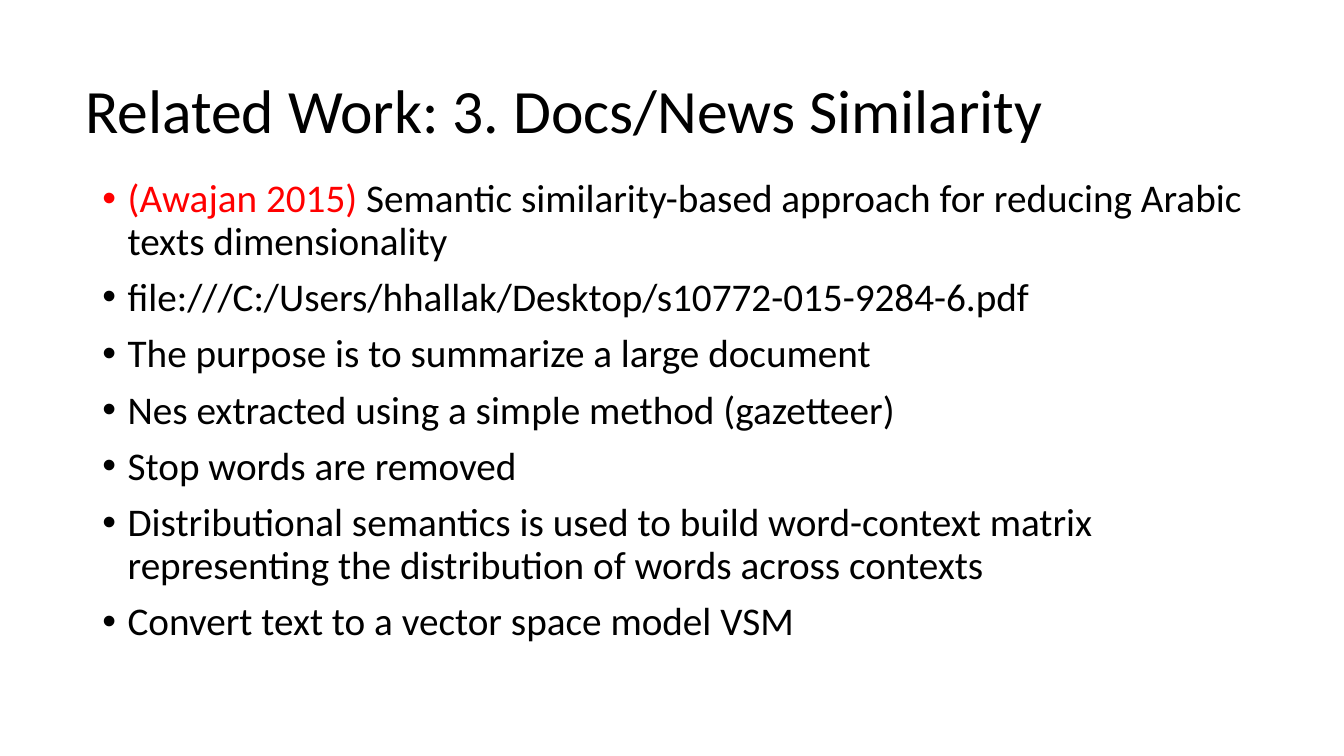
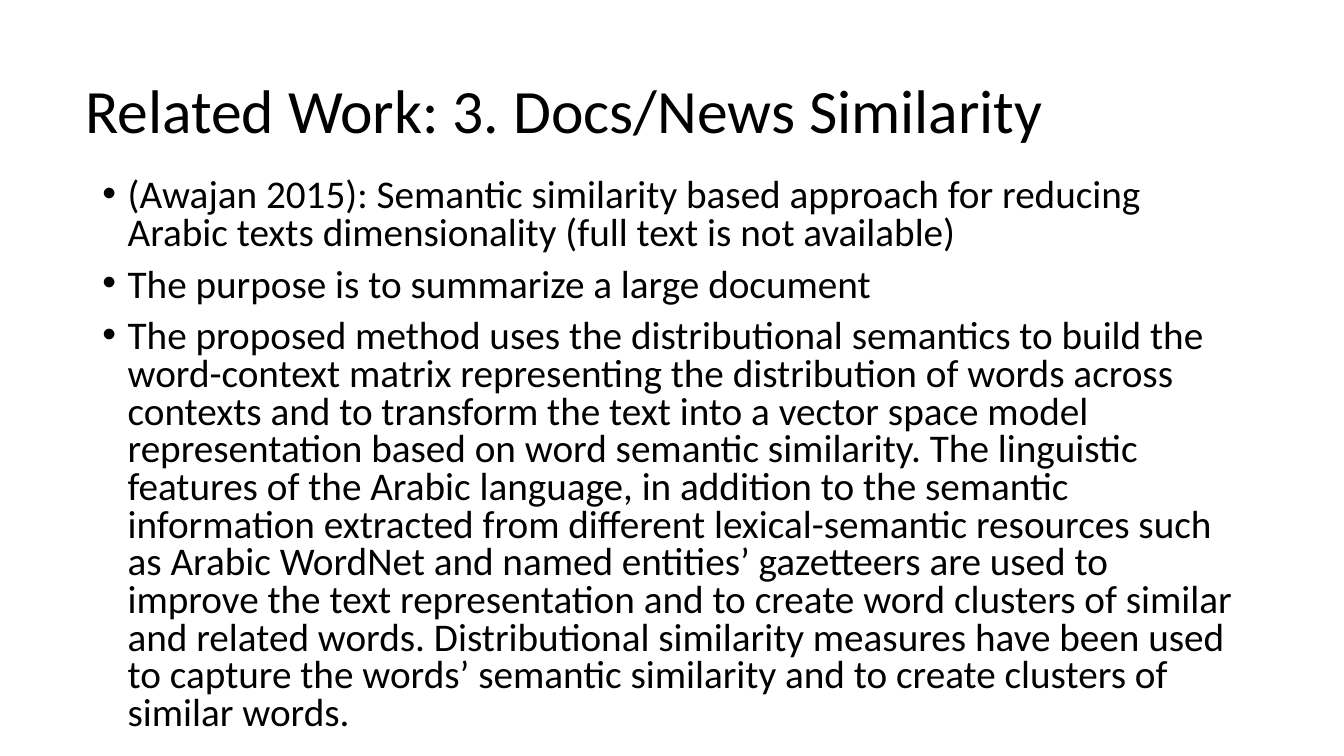
Before and after one commit to HussamHallak/TPDL2022, a slide deck: slide 10 of TPDL 2022 Paper Updates.pptx (slide 11 before the commit). Drawn at 1344x756 pixels with LibreOffice and Linux fonts; fonts in the diff are those of the drawing. Boxes give left, top, right and bottom in pixels: in the first picture for what was removed or moved away, otherwise in the second. Text is boxed around its words. In the diff, an @@ line names an element or a change of style, - is before the commit and + after.

```diff
--- a/TPDL 2022 Paper Updates.pptx
+++ b/TPDL 2022 Paper Updates.pptx
@@ text at (128, 179, 1140, 253): text changed @@
-• (Awajan 2015) Semantic similarity-based approach for reducing Arabic texts dimensionality
-• file:///C:/Users/hhallak/Desktop/s10772-015-9284-6.pdf
+• (Awajan 2015): Semantic similarity based approach for reducing Arabic texts dimensionality (full text is not available)
@@ text at (128, 270, 870, 305): line spacing 0.9 to 0.8 @@
@@ text at (128, 321, 1232, 727): text changed @@
-• Nes extracted using a simple method (gazetteer)
-• Stop words are removed
-• Distributional semantics is used to build word-context matrix representing the distribution of words across contexts
-• Convert text to a vector space model VSM
+• The proposed method uses the distributional semantics to build the word-context matrix representing the distribution of words across contexts and to transform the text into a vector space model representation based on word semantic similarity. The linguistic features of the Arabic language, in addition to the semantic information extracted from different lexical-semantic resources such as Arabic WordNet and named entities’ gazetteers are used to improve the text representation and to create word clusters of similar and related words. Distributional similarity measures have been used to capture the words’ semantic similarity and to create clusters of similar words.
```
Also in this commit, not shown: 5 other slides changed, 1 slide added, 10 slides removed, 5 other files.
